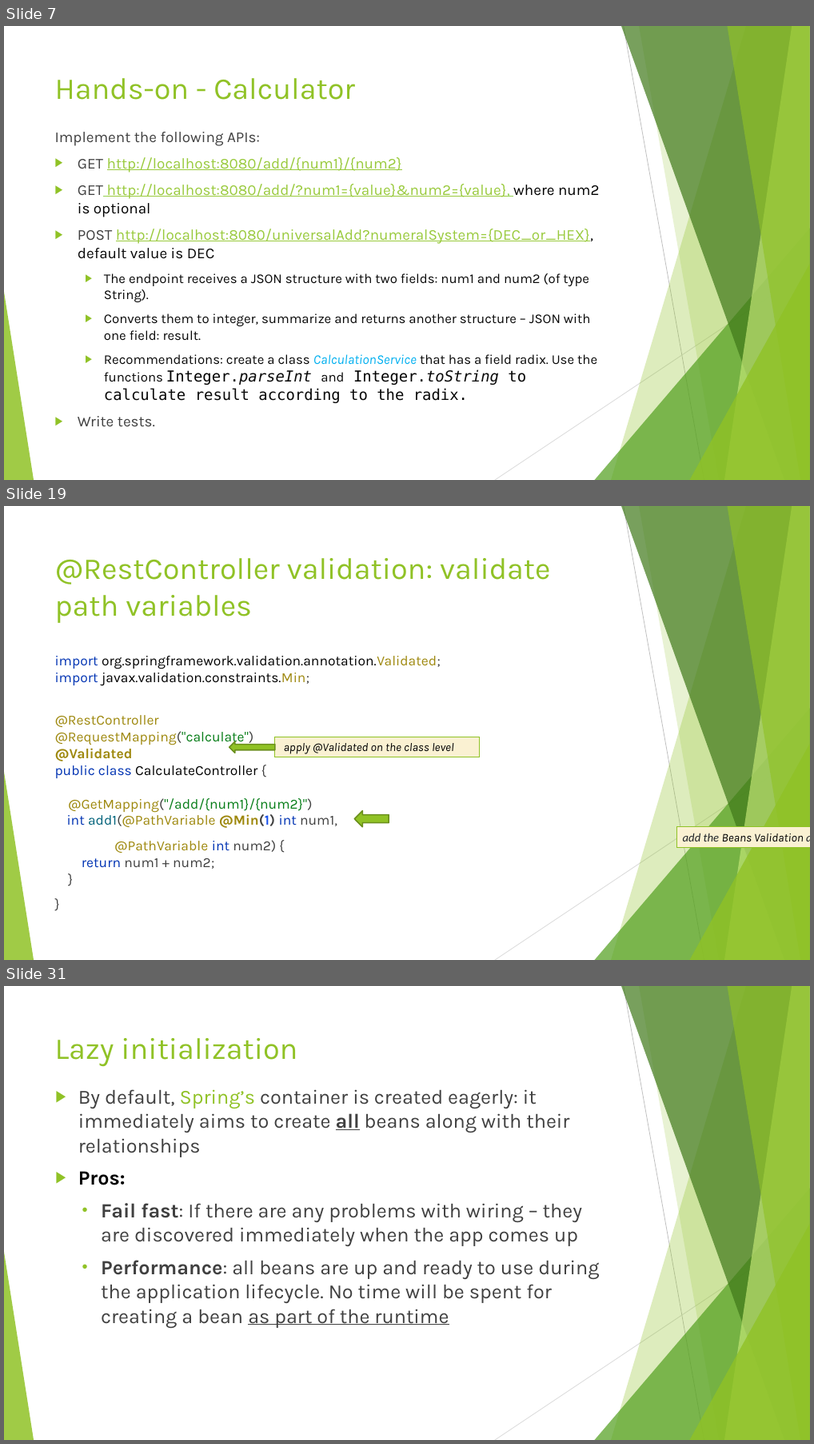
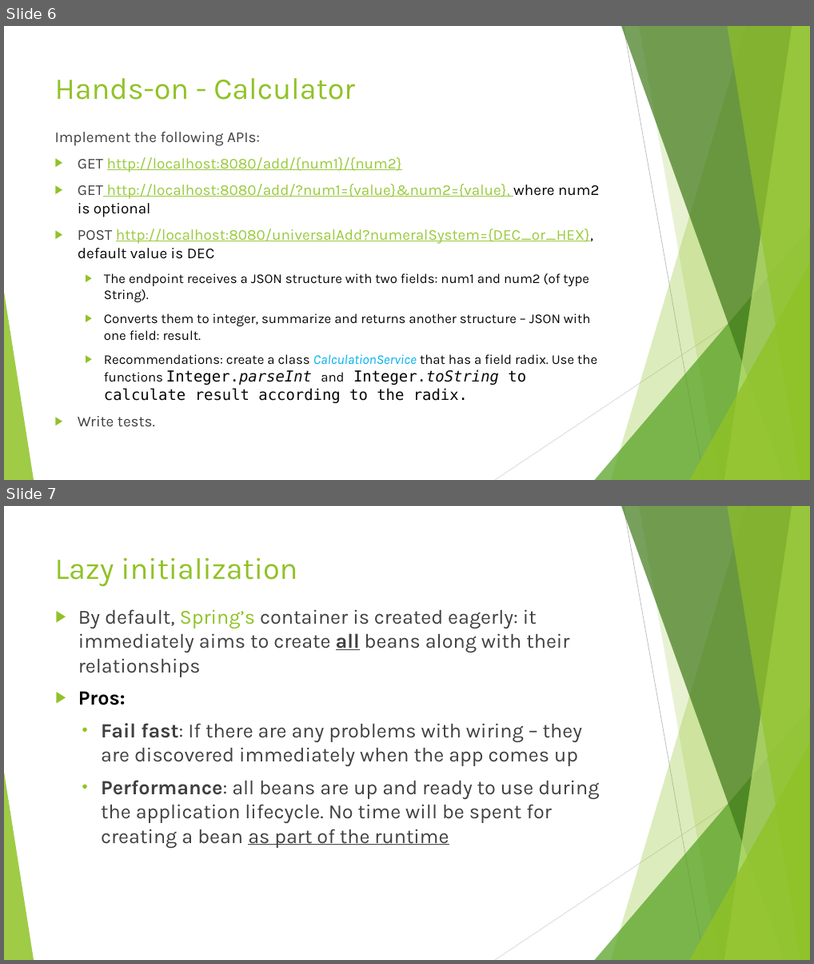
Before and after one commit to idanshal/sb-todo-app-tdp, a slide deck: course_data/presentations/practical_spring_boot_for_tdp_02.pptx. Shown one above the other, each under a label of ours: slides 7, 19 and 31 before the commit, slides 6 and 7 after it; the slides between them are not shown. The pictures are 814x1444 and 814x964 pixels, drawn with LibreOffice and Linux fonts; fonts in the diff are those of the drawing. Boxes give left, top, right and bottom in pixels: in the first picture for what was removed or moved away, otherwise in the second. Text is boxed around its words. In the diff, an @@ line names an element or a change of style, - is before the commit and + after.

```diff
--- a/course_data/presentations/practical_spring_boot_for_tdp_02.pptx
+++ b/course_data/presentations/practical_spring_boot_for_tdp_02.pptx
@@ slide 19 removed at (x1=4, y1=506, x2=810, y2=960), background #FFFFFF; not listed: 10 template elements that a slide beside it also shows @@
@@ title removed at (x1=55, y1=558, x2=550, y2=623) @@
-@RestController validation: validate path variables
@@ text removed at (x1=55, y1=656, x2=441, y2=868) @@
-import org.springframework.validation.annotation.Validated;
-import javax.validation.constraints.Min;
-@RestController
-@RequestMapping("calculate")
-@Validated
-public class CalculateController {
-@GetMapping("/add/{num1}/{num2}")
-int add1(@PathVariable @Min(1) int num1,
-@PathVariable int num2) {
-return num1 + num2;
-}
-}
@@ left arrow removed at (x1=230, y1=741, x2=276, y2=753) @@
@@ rectangle removed at (x1=275, y1=737, x2=479, y2=758) @@
-apply @Validated on the class level
@@ left arrow removed at (x1=355, y1=810, x2=390, y2=827) @@
@@ rectangle removed at (x1=389, y1=806, x2=677, y2=827) @@
-add the Beans Validation annotations on path variables
@@ what was slide 7 is now slide 6 @@
@@ what was slide 31 is now slide 7 @@
```
Also in this commit, not shown: 23 other slides removed.
